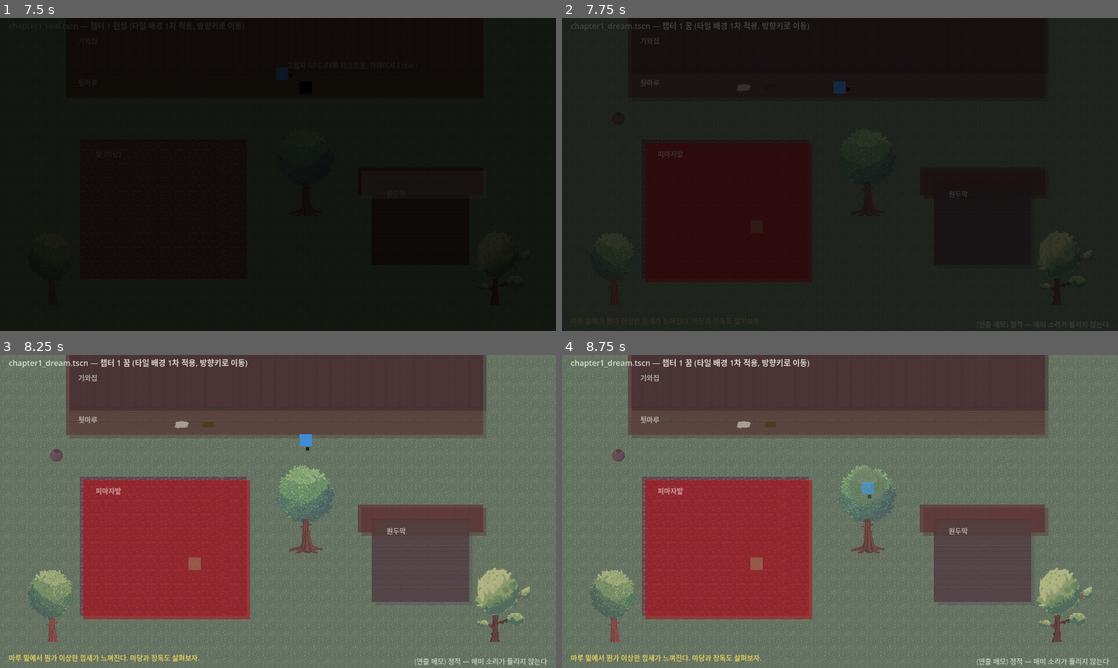
Above: before the commit, frames 1-4 (two rows, left to right).
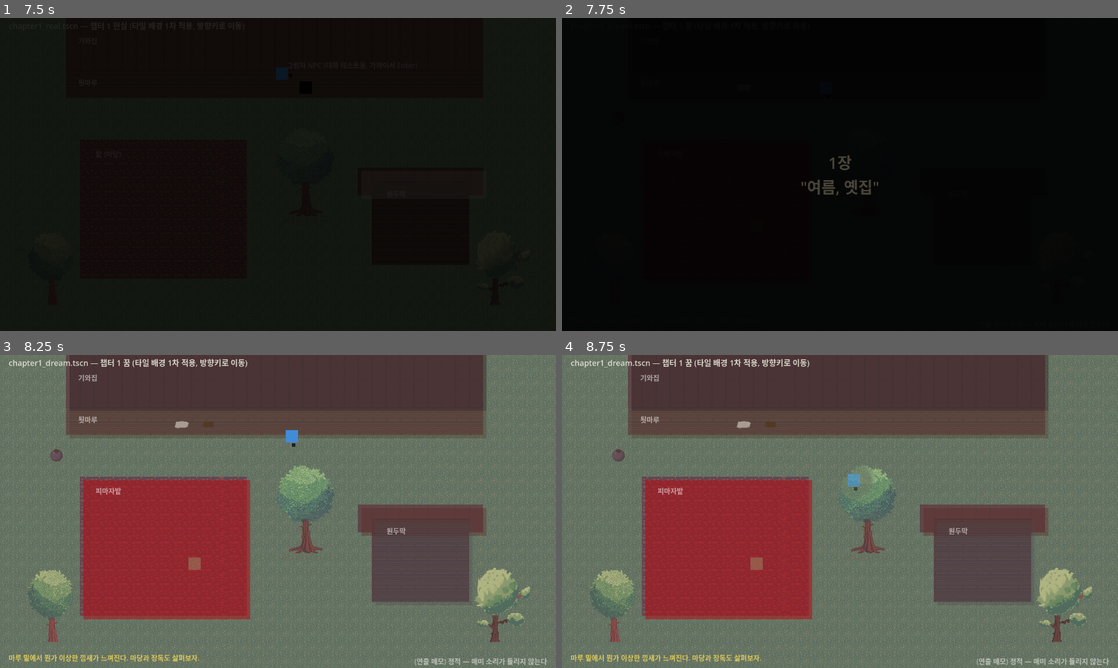
Above: after the commit, the same moments.

Repository: YGseok/ProjectS
Game: Godot game, scene res://scenes/chapter1_intro.tscn
Same seed, same stepped clock (60 frames per second), same inputs: the game is played once before the commit and once after it.
Inputs (mouse positions are in pixels of both pictures, inside the frame that each line leads up to):
- Up to frame 1 (7.5 s): tap Enter (ui_accept) at 0.5, 0.6, 0.77, 1.07, 1.52, 1.55, 1.82, 2.3, 3.02, 3.05, 3.32, 3.6, 3.77, 4.07, 4.52, 4.55, 4.82, 5.3, 6.02, 6.05, 6.32, 6.6, 6.77, 7.07 s; move the mouse to (400, 158) at 0.52 s; hold Right (ui_right) 0.53-1.28 s; click (400, 158) at 0.67 s; move the mouse to (166, 190) at 1.27 s; hold Down (ui_down) 1.28-2.03 s; tap 1 at 1.35, 4.35, 7.35 s; move the mouse to (333, 105) at 2.02 s; hold Right (ui_right) 2.03-2.78 s; tap 2 at 2.1, 5.1 s; move the mouse to (250, 237) at 2.77 s; hold Up (ui_up) 2.78-3.53 s; tap 3 at 2.85, 5.85 s; click (250, 237) at 2.92 s; move the mouse to (444, 221) at 3.52 s; hold Left (ui_left) 3.53-5.03 s; move the mouse to (111, 127) at 4.27 s; move the mouse to (305, 174) at 5.02 s; hold Down (ui_down) 5.03-5.78 s; click (305, 174) at 5.17 s; move the mouse to (194, 96) at 5.77 s; hold Right (ui_right) 5.78-6.53 s; move the mouse to (400, 158) at 6.52 s; hold Up (ui_up) 6.53-7.28 s; move the mouse to (166, 190) at 7.27 s; hold Right (ui_right) from 7.28 s (still down); click (166, 190) at 7.42 s
- Up to frame 2 (7.75 s): keep holding Right (ui_right); tap Enter (ui_accept) at 7.52, 7.55 s
- Up to frame 3 (8.25 s): tap Enter (ui_accept) at 7.82 s; move the mouse to (333, 442) at 8.02 s; release Right (ui_right) at 8.03 s; hold Down (ui_down) from 8.03 s (still down); tap 2 at 8.1 s
- Up to frame 4 (8.75 s): keep holding Down (ui_down); tap Enter (ui_accept) at 8.3 s

Frame 1 is identical in both runs. In frame 2, 73% of the frame differs, in the area x 0-100%, y 0-100%; in frame 3, 0.2%; in frame 4, 0.3%.

Commit message:
v0.17: 챕터 시작/종료 타이틀 카드 추가
새 오토로드 ChapterTitleCard - show_title()로 화면 전체를 덮는 타이틀을
띄우고 ui_accept로 스킵하거나 2.5초 뒤 자동으로 사라짐. 첫 꿈 방문 시
"1장" 표시(chapter1_dream_entry.gd, chapter_started 플래그로 재방문 시
중복 방지), 일기 개봉 시 "1장 종료" 표시 후 챕터 종료 화면 전환
(floorboard.gd). player.gd가 타이틀 활성 중 이동 차단. debug_warp.gd
체크포인트에 chapter_started 필드 추가. 신규 테스트
test_chapter_title_card.gd, 기존 테스트 3개는 타이틀 카드 간섭을
피하도록 chapter_started 사전 설정. 전체 21종 + QA 7개 씬 재통과,
실제 창 캡처로 타이틀 렌더링 확인.

Co-Authored-By: Claude Sonnet 5 <noreply@anthropic.com>

Diff:
--- a/project.godot
+++ b/project.godot
@@ -17,6 +17,7 @@
 Chapter1Progress="*res://scripts/chapter1_progress.gd"
 ItemPopup="*res://scenes/common/ItemPopup.tscn"
 DebugWarp="*res://scenes/common/DebugWarp.tscn"
+ChapterTitleCard="*res://scenes/common/ChapterTitleCard.tscn"
 
 [display]
 
--- a/scenes/chapter1_dream.tscn
+++ b/scenes/chapter1_dream.tscn
@@ -20,6 +20,7 @@
 [ext_resource type="Texture2D" path="res://assets/props/main_tileset_props/gonggi_stone.png" id="19_gonggi_tex"]
 [ext_resource type="Texture2D" path="res://assets/props/main_tileset_props/jar.png" id="20_jar_tex"]
 [ext_resource type="PackedScene" path="res://scenes/common/ObjectiveHint.tscn" id="21_objective_hint"]
+[ext_resource type="Script" path="res://scripts/chapter1_dream_entry.gd" id="22_dream_entry"]
 
 [sub_resource type="LabelSettings" id="LabelSettings_action_prompt"]
 font_size = 16
@@ -37,6 +38,7 @@
 shader = ExtResource("10_reveal_shader")
 
 [node name="Chapter1Dream" type="Node2D"]
+script = ExtResource("22_dream_entry")
 
 [node name="Background" type="TileMapLayer" parent="."]
 tile_set = ExtResource("4_tileset")
--- /dev/null
+++ b/scenes/common/ChapterTitleCard.tscn
@@ -0,0 +1,27 @@
+[gd_scene load_steps=3 format=3 uid="uid://chapter_title_card_scene"]
+
+[ext_resource type="Script" path="res://scripts/chapter_title_card.gd" id="1_script"]
+
+[sub_resource type="LabelSettings" id="LabelSettings_title_card"]
+font_size = 36
+font_color = Color(0.95, 0.9, 0.75, 1)
+
+[node name="ChapterTitleCard" type="CanvasLayer" groups=["chapter_title_card"]]
+layer = 90
+script = ExtResource("1_script")
+
+[node name="Background" type="ColorRect" parent="."]
+offset_right = 1280.0
+offset_bottom = 720.0
+color = Color(0.02, 0.02, 0.03, 0.85)
+
+[node name="Label" type="Label" parent="."]
+offset_left = 140.0
+offset_top = 300.0
+offset_right = 1140.0
+offset_bottom = 420.0
+horizontal_alignment = 1
+vertical_alignment = 1
+autowrap_mode = 3
+label_settings = SubResource("LabelSettings_title_card")
+text = ""
--- /dev/null
+++ b/scripts/chapter1_dream_entry.gd
@@ -0,0 +1,11 @@
+extends Node2D
+## 챕터 1 꿈 진입 처리 — 첫 방문에만 "1장 시작" 타이틀 카드를 띄운다
+## (사람 피드백, 2026-09-09: "첫 꿈 들어간 후 1챕터 타이틀이 뜨고").
+## `Chapter1Progress.chapter_started`로 "처음"인지 판단해서 재방문(예:
+## 개발자 치트로 되돌아오는 경우)에는 중복으로 뜨지 않게 한다.
+
+func _ready() -> void:
+	if Chapter1Progress.chapter_started:
+		return
+	Chapter1Progress.chapter_started = true
+	ChapterTitleCard.show_title("1장\n\"여름, 옛집\"")
--- a/scripts/chapter1_progress.gd
+++ b/scripts/chapter1_progress.gd
@@ -11,3 +11,8 @@
 var has_key := false
 var has_stamp := false
 var diary_opened := false
+
+## "1장 시작" 타이틀 카드(scripts/chapter_title_card.gd)를 이미 보여줬는지
+## — 처음 꿈에 들어갈 때만 뜨고, 재방문(예: 개발자 치트로 되돌아오는
+## 경우)에는 다시 뜨지 않게 한다.
+var chapter_started := false
--- /dev/null
+++ b/scripts/chapter_title_card.gd
@@ -0,0 +1,41 @@
+extends CanvasLayer
+## 챕터 시작/종료를 알리는 타이틀 카드 (사람 피드백, 2026-09-09: "첫 꿈
+## 들어간 후 1챕터 타이틀이 뜨고... 첫 꿈 탈출하면, 1챕터 완료 타이틀이
+## 뜬다"). show_title()을 호출하면 화면 전체를 덮는 반투명 검은 배경
+## 위에 텍스트를 띄우고, ui_accept를 누르거나 AUTO_HIDE_SECONDS가 지나면
+## 자동으로 사라진다. 오토로드라 씬이 바뀌어도(예: 대화가 끝나며 다음
+## 씬으로 전환되기 직전에 이 카드를 띄우는 경우) 계속 유지된다.
+##
+## 호출부는 `await ChapterTitleCard.show_title(...)`로 카드가 사라질
+## 때까지 기다렸다가 다음 동작(씬 전환 등)을 이어갈 수 있다.
+## player.gd가 is_active()를 확인해서 타이틀이 떠 있는 동안 이동을 막는다
+## (대화창/아이템 팝업과 같은 패턴).
+
+const AUTO_HIDE_SECONDS := 2.5
+
+@onready var _background: ColorRect = $Background
+@onready var _label: Label = $Label
+
+var _active := false
+
+func _ready() -> void:
+	_background.visible = false
+	_label.visible = false
+
+func is_active() -> bool:
+	return _active
+
+func show_title(text: String) -> void:
+	if _active:
+		return
+	_label.text = text
+	_background.visible = true
+	_label.visible = true
+	_active = true
+	var timer := get_tree().create_timer(AUTO_HIDE_SECONDS)
+	while _active:
+		await get_tree().process_frame
+		if timer.time_left <= 0.0 or Input.is_action_just_pressed("ui_accept"):
+			_active = false
+	_background.visible = false
+	_label.visible = false
--- a/scripts/debug_warp.gd
+++ b/scripts/debug_warp.gd
@@ -20,13 +20,17 @@
 ## "1장 시작" 체크포인트는 이제 chapter1_real이 아니라 chapter1_dream으로
 ## 바로 이동한다 — 퍼즐 오브젝트가 전부 꿈 쪽으로 옮겨갔기 때문.
 
+## chapter_started를 true로 두는 체크포인트는 "1장 시작" 타이틀 카드를
+## 다시 띄우지 않는다 — 개발 중 반복 테스트할 때마다 2.5초씩 카드를
+## 기다리지 않아도 되게 하기 위함(프롤로그만 예외 — 진짜 처음부터
+## 시작하는 상태를 재현해야 하므로 false).
 const CHECKPOINTS: Array[Dictionary] = [
 	{"label": "프롤로그", "scene": "res://scenes/chapter1_intro.tscn",
-		"has_key": false, "has_stamp": false, "diary_opened": false},
+		"has_key": false, "has_stamp": false, "diary_opened": false, "chapter_started": false},
 	{"label": "1장 진행 중(꿈, 아이템 없음)", "scene": "res://scenes/chapter1_dream.tscn",
-		"has_key": false, "has_stamp": false, "diary_opened": false},
+		"has_key": false, "has_stamp": false, "diary_opened": false, "chapter_started": true},
 	{"label": "1장 종료", "scene": "res://scenes/chapter1_end.tscn",
-		"has_key": true, "has_stamp": true, "diary_opened": true},
+		"has_key": true, "has_stamp": true, "diary_opened": true, "chapter_started": true},
 ]
 
 @onready var _panel: Panel = $Panel
@@ -66,6 +70,7 @@
 	Chapter1Progress.has_key = checkpoint["has_key"]
 	Chapter1Progress.has_stamp = checkpoint["has_stamp"]
 	Chapter1Progress.diary_opened = checkpoint["diary_opened"]
+	Chapter1Progress.chapter_started = checkpoint["chapter_started"]
 	_menu_open = false
 	_panel.visible = false
 	get_tree().change_scene_to_file(checkpoint["scene"])
--- a/scripts/floorboard.gd
+++ b/scripts/floorboard.gd
@@ -39,11 +39,13 @@
 			mark.flash()
 
 ## DESIGN.md §8.1 "트리거(챕터 종료 = 탈출)": 일기 페이지를 다 읽고 나면
-## 그 자체로 각성(챕터 종료)이 일어나야 한다 — 대화가 끝나는 순간 자동으로
-## 전환한다. 2026-09-09부터 이 꿈에는 더 이상 별도의 "깨어나기" 트리거가
-## 없다 — 일기를 여는 것이 유일한 탈출 방법이라 여기가 유일한 씬 전환
-## 경로다.
+## 그 자체로 각성(챕터 종료)이 일어나야 한다 — 대화가 끝나는 순간 "1장
+## 종료" 타이틀 카드를 띄운 뒤 자동으로 전환한다(사람 피드백, 2026-09-09
+## "첫 꿈 탈출하면, 1챕터 완료 타이틀이 뜬다"). 2026-09-09부터 이 꿈에는
+## 더 이상 별도의 "깨어나기" 트리거가 없다 — 일기를 여는 것이 유일한
+## 탈출 방법이라 여기가 유일한 씬 전환 경로다.
 func _on_diary_dialogue_ended() -> void:
+	await ChapterTitleCard.show_title("1장 종료")
 	var fade := get_tree().get_first_node_in_group("fade_overlay")
 	if fade:
 		fade.fade_to_scene("res://scenes/chapter1_end.tscn")
--- a/scripts/player.gd
+++ b/scripts/player.gd
@@ -28,7 +28,7 @@
 			_moving = false
 		return
 
-	if DialogueSystem.is_active() or ItemPopup.is_active():
+	if DialogueSystem.is_active() or ItemPopup.is_active() or ChapterTitleCard.is_active():
 		return
 
 	var dir := Vector2.ZERO
--- a/tests/test_chapter1_puzzle.gd
+++ b/tests/test_chapter1_puzzle.gd
@@ -15,6 +15,12 @@
 var _all_passed := true
 
 func _initialize() -> void:
+	# 이 테스트는 퍼즐 자체를 검증하는 게 목적이라, 첫 방문 때 자동으로
+	# 뜨는 "1장 시작" 타이틀 카드(chapter_title_card.gd, 2026-09-09)가
+	# 이동을 막아 방해하지 않도록 미리 "이미 봤다"로 처리해둔다 — 타이틀
+	# 카드 자체는 tests/test_chapter_title_card.gd가 따로 검증한다.
+	root.get_node("Chapter1Progress").chapter_started = true
+
 	change_scene_to_file("res://scenes/chapter1_dream.tscn")
 	await process_frame
 	await process_frame
--- /dev/null
+++ b/tests/test_chapter_title_card.gd
@@ -0,0 +1,82 @@
+extends SceneTree
+## 자동 테스트 — 챕터 시작/종료 타이틀 카드(scripts/chapter_title_card.gd,
+## 2026-09-09 사람 피드백 "첫 꿈 들어간 후 1챕터 타이틀이 뜨고... 첫 꿈
+## 탈출하면, 1챕터 완료 타이틀이 뜬다")가 실제로 뜨고, ui_accept로
+## 스킵되고, 첫 방문에만 뜨는지(재방문 시 중복 안 뜸) 검증한다.
+##
+## 실행: godot4 --headless --script res://tests/test_chapter_title_card.gd --path <project>
+
+var _all_passed := true
+
+func _initialize() -> void:
+	change_scene_to_file("res://scenes/chapter1_dream.tscn")
+	await process_frame
+	await process_frame
+
+	var title_card: Node = root.get_node_or_null("ChapterTitleCard")
+	var chapter1_progress: Node = root.get_node_or_null("Chapter1Progress")
+	_assert(title_card != null, "ChapterTitleCard 오토로드를 찾음")
+	_assert(chapter1_progress != null, "Chapter1Progress 오토로드를 찾음")
+	if title_card == null or chapter1_progress == null:
+		_finish()
+		return
+
+	# --- 첫 방문: "1장" 타이틀이 자동으로 뜬다.
+	_assert(title_card.is_active(), "첫 꿈 방문 시 타이틀 카드가 자동으로 뜸")
+	_assert(chapter1_progress.chapter_started, "타이틀을 띄운 뒤 chapter_started가 true로 바뀜")
+
+	var label: Label = title_card.get_node("Label")
+	_assert(label.text.find("1장") != -1, "타이틀 텍스트에 '1장'이 포함됨, 실제: '%s'" % label.text)
+
+	# 타이틀이 떠 있는 동안은 플레이어 이동이 막혀야 한다(대화창/팝업과
+	# 같은 패턴).
+	var player: Node2D = get_first_node_in_group("player")
+	_assert(player != null, "player 그룹 노드를 찾음")
+	if player != null:
+		var pos_before: Vector2 = player.position
+		await _press_and_wait("ui_right", 5)
+		_assert(player.position.is_equal_approx(pos_before),
+			"타이틀 카드가 떠 있는 동안은 이동 입력이 무시됨, 실제: %s" % [player.position])
+
+	# ui_accept로 스킵하면 즉시 사라져야 한다.
+	await _press_and_wait("ui_accept", 3)
+	_assert(not title_card.is_active(), "Enter를 누르면 타이틀 카드가 즉시 사라짐")
+
+	# --- 재방문: chapter_started가 이미 true이므로 다시 뜨면 안 된다.
+	change_scene_to_file("res://scenes/chapter1_dream.tscn")
+	await process_frame
+	await process_frame
+	_assert(not title_card.is_active(), "재방문 시 타이틀 카드가 다시 뜨지 않음(chapter_started 유지)")
+
+	_finish()
+
+
+func _press_and_wait(action: String, frames: int) -> void:
+	var press := InputEventAction.new()
+	press.action = action
+	press.pressed = true
+	Input.parse_input_event(press)
+	for i in range(frames):
+		await process_frame
+	var release := InputEventAction.new()
+	release.action = action
+	release.pressed = false
+	Input.parse_input_event(release)
+	await process_frame
+
+
+func _assert(condition: bool, description: String) -> void:
+	if condition:
+		print("[TEST] PASS - %s" % description)
+	else:
+		printerr("[TEST] FAIL - %s" % description)
+		_all_passed = false
+
+
+func _finish() -> void:
+	if _all_passed:
+		print("[TEST] ALL PASSED")
+		quit(0)
+	else:
+		printerr("[TEST] SOME FAILED")
+		quit(1)
--- a/tests/test_dynamic_collision.gd
+++ b/tests/test_dynamic_collision.gd
@@ -16,6 +16,12 @@
 var _all_passed := true
 
 func _initialize() -> void:
+	# 첫 꿈 방문 때 자동으로 뜨는 "1장 시작" 타이틀 카드(chapter_title_card.gd,
+	# 2026-09-09)가 이동을 막아 이 콜리전 테스트를 방해하지 않도록 미리
+	# "이미 봤다"로 처리해둔다 — 타이틀 카드 자체는
+	# tests/test_chapter_title_card.gd가 따로 검증한다.
+	root.get_node("Chapter1Progress").chapter_started = true
+
 	await _check_npc_collision_in_reality()
 	await _check_puzzle_object_collision_in_dream()
 	_finish()
--- a/tests/test_scenery_flavor.gd
+++ b/tests/test_scenery_flavor.gd
@@ -11,6 +11,12 @@
 var _all_passed := true
 
 func _initialize() -> void:
+	# 첫 꿈 방문 때 자동으로 뜨는 "1장 시작" 타이틀 카드(chapter_title_card.gd,
+	# 2026-09-09)가 이동을 막아 이 테스트의 꿈 씬 부분을 방해하지 않도록
+	# 미리 "이미 봤다"로 처리해둔다 — 타이틀 카드 자체는
+	# tests/test_chapter_title_card.gd가 따로 검증한다.
+	root.get_node("Chapter1Progress").chapter_started = true
+
 	change_scene_to_file("res://scenes/chapter1_real.tscn")
 	await process_frame
 	await process_frame
Not shown, added: scripts/chapter1_dream_entry.gd.uid
Not shown, added: scripts/chapter_title_card.gd.uid
Not shown, added: tests/test_chapter_title_card.gd.uid
Not shown, changed: docs/CHANGELOG.md
Not shown, changed: docs/STATUS.md
Not shown, changed: docs/feedback/INBOX.md
